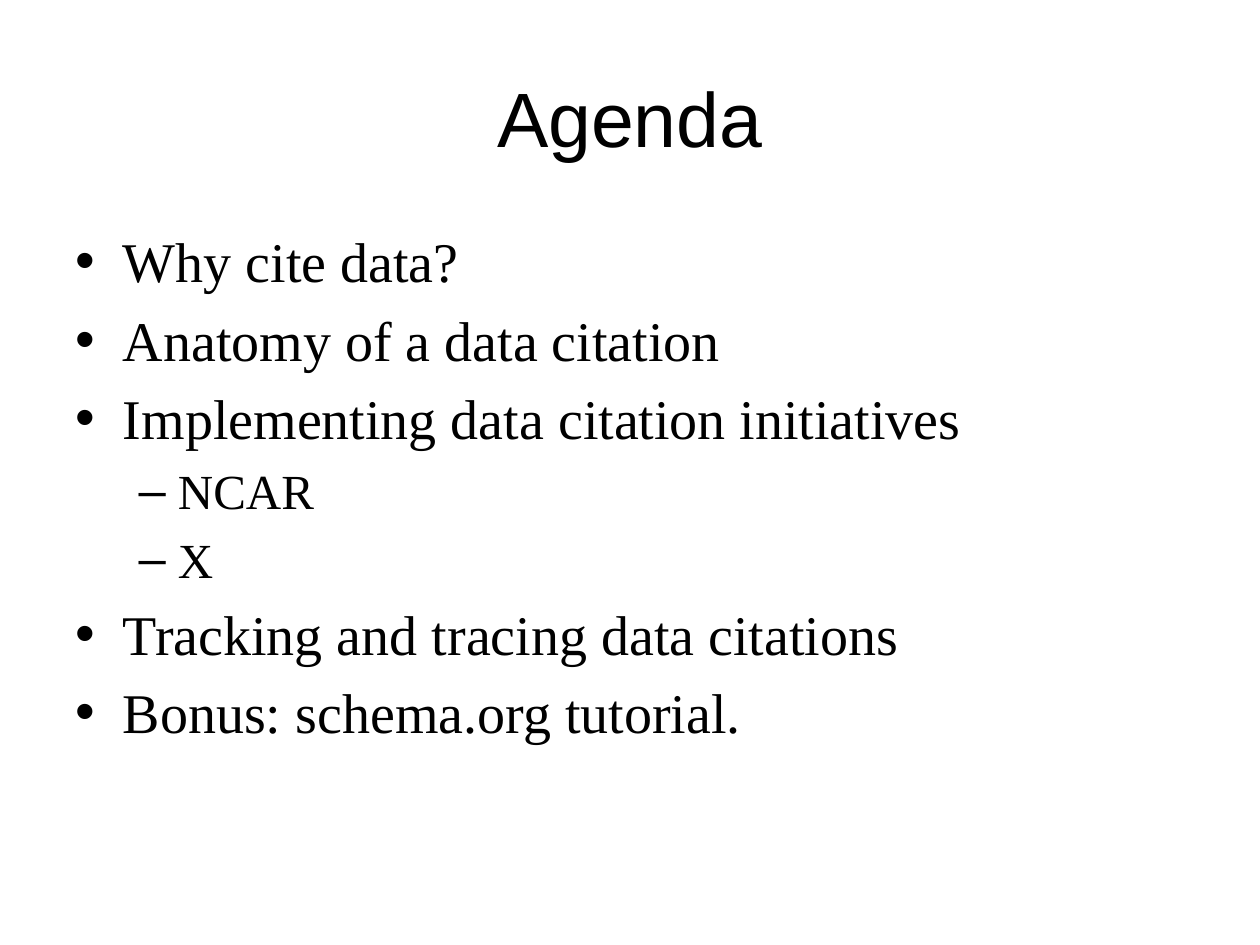
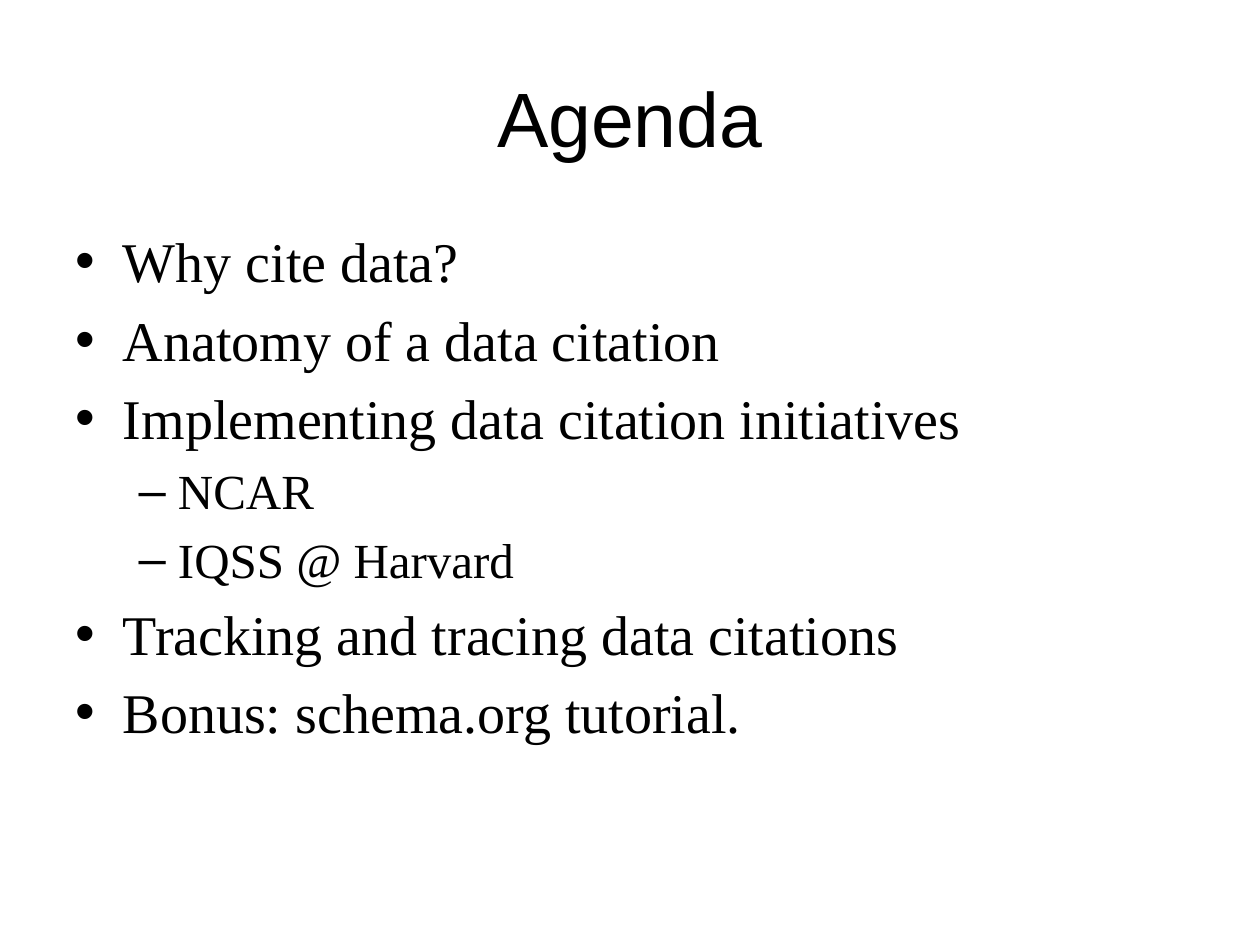
Before and after one commit to DataCurationWorkshop/HongKongCurationWorkshop, a slide deck: slide 2 of Day_2/Case_Study/Day_2_CaseStudy.pptx. Drawn at 1260x945 pixels with LibreOffice and Linux fonts; fonts in the diff are those of the drawing; background and template pictures are left out. Boxes give left, top, right and bottom in pixels: in the first picture for what was removed or moved away, otherwise in the second. Text is boxed around its words. In the diff, an @@ line names an element or a change of style, - is before the commit and + after.

```diff
--- a/Day_2/Case_Study/Day_2_CaseStudy.pptx
+++ b/Day_2/Case_Study/Day_2_CaseStudy.pptx
@@ text at [178,544,514,586]: text changed @@
-  – X
+  – IQSS @ Harvard
```
Also in this commit, not shown: 1 other slide changed, 2 other files.
